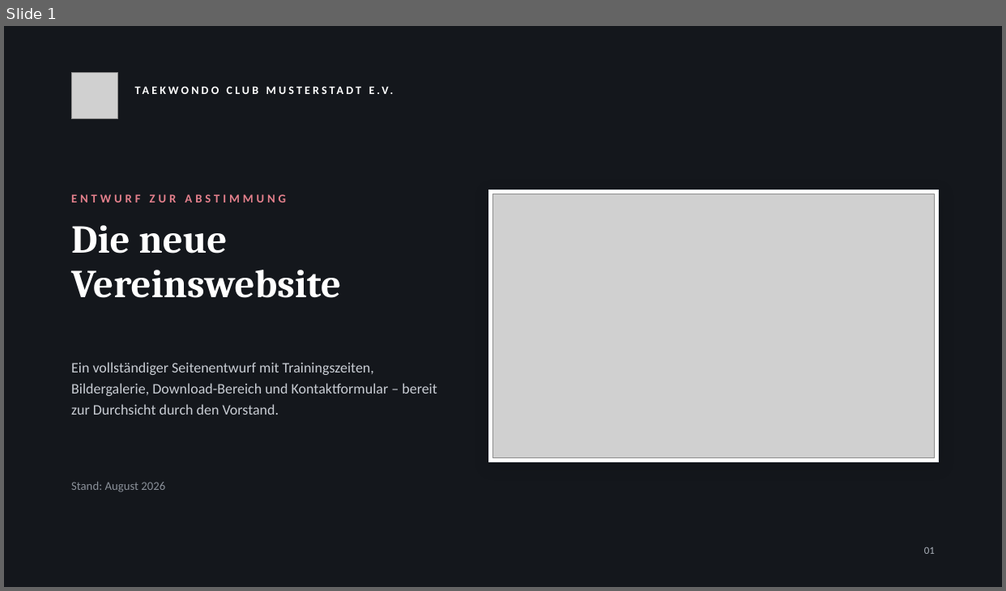
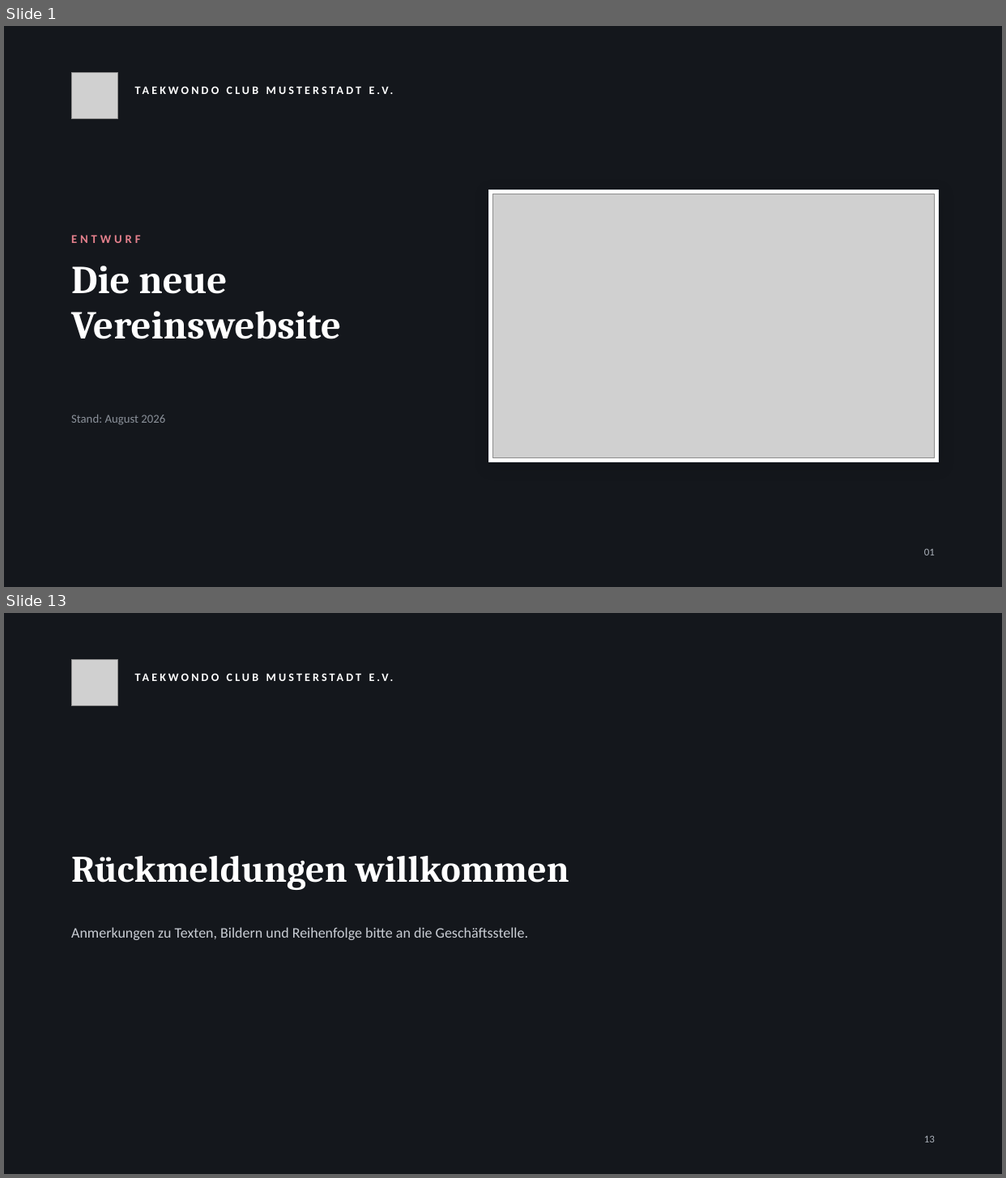
Before and after one commit to JustusRoe/Taekwondo-, a slide deck: praesentation/Website-Entwurf-Taekwondo-Club.pptx. Shown one above the other, each under a label of ours: slide 1 before the commit, slides 1 and 13 after it; the slides between them are not shown. The pictures are 1006x591 and 1006x1178 pixels, drawn with LibreOffice and Linux fonts; fonts in the diff are those of the drawing; grey boxes stand for pictures. Boxes give left, top, right and bottom in pixels: in the first picture for what was removed or moved away, otherwise in the second. Text is boxed around its words. In the diff, an @@ line names an element or a change of style, - is before the commit and + after.

```diff
--- a/praesentation/Website-Entwurf-Taekwondo-Club.pptx
+++ b/praesentation/Website-Entwurf-Taekwondo-Club.pptx
@@ slide 13 added at [4, 613, 1002, 1174], background #14171C @@
@@ picture added at [71, 659, 117, 706] @@
@@ text added at [369, 674, 393, 681], 11 pt, text #FFFFFF, bold @@
+TAEKWONDO CLUB MUSTERSTADT E.V.
@@ text added at [71, 856, 569, 890], 36 pt, text #FFFFFF, bold @@
+Rückmeldungen willkommen
@@ text added at [71, 927, 528, 940], 14 pt, text #C9CDD4 @@
+Anmerkungen zu Texten, Bildern und Reihenfolge bitte an die Geschäftsstelle.
@@ text added at [924, 1135, 935, 1143], 10 pt, text #AAB0B9 @@
+13
@@ slide 1 changed as well @@
@@ text at [71, 235, 140, 243]: text changed @@
-ENTWURF ZUR ABSTIMMUNG
+ENTWURF
@@ text "Die neue": place and size @@
-text "Die neue" at [71, 225, 341, 298]
+text "Die neue" at [71, 266, 341, 339]
@@ text removed at [71, 362, 437, 415] @@
-Ein vollständiger Seitenentwurf mit Trainingszeiten, Bildergalerie, Download-Bereich und Kontaktformular – bereit zur Durchsicht durch den Vorstand.
@@ text "Stand: August 2026": place and size @@
-text "Stand: August 2026" at [71, 482, 165, 493]
+text "Stand: August 2026" at [71, 415, 165, 425]
```
Also in this commit, not shown: 11 other slides added, 14 slides removed, 1 other file.
